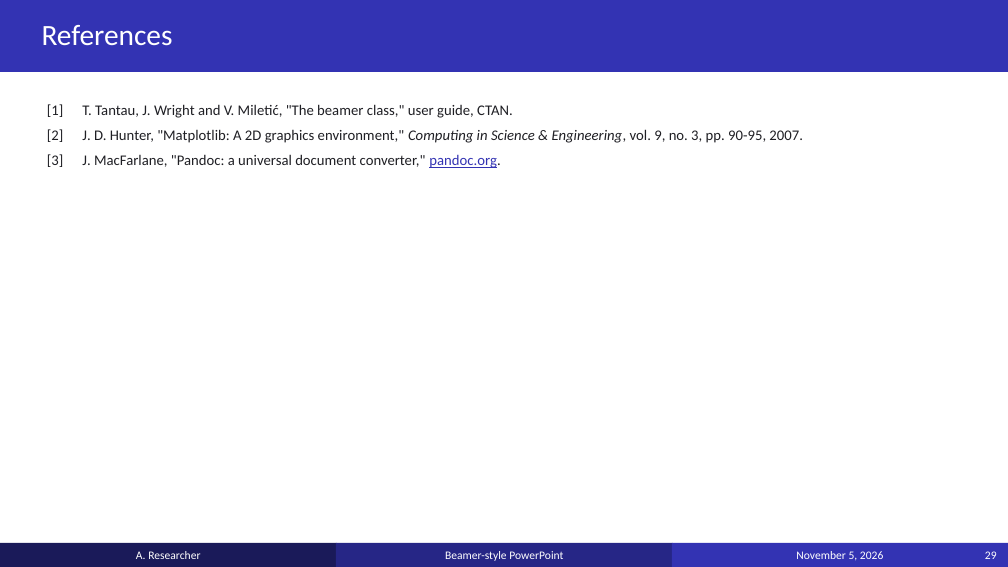
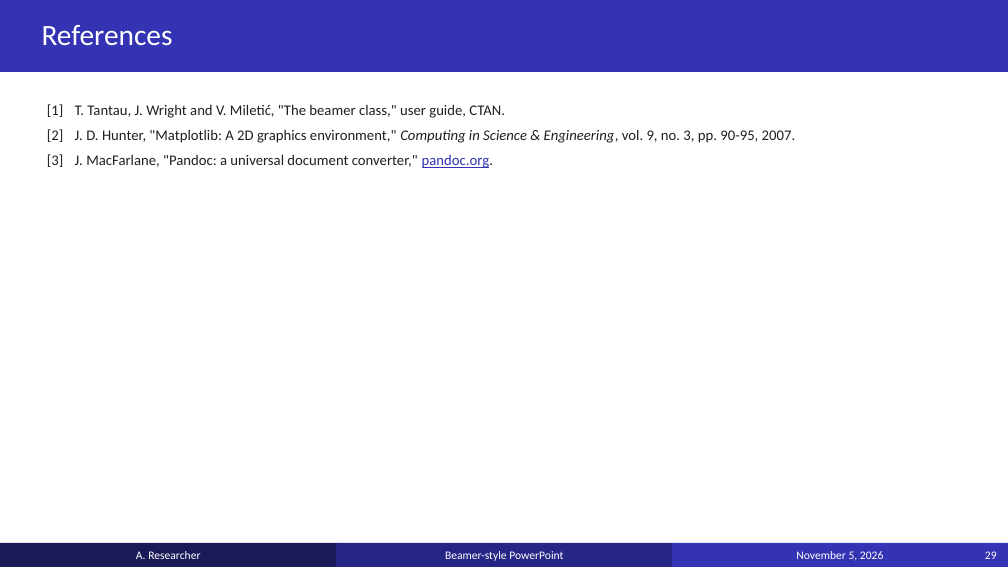
Before and after one commit to anoted/ppt-templated, a slide deck: slide 29 of examples/example_deck.pptx. Drawn at 1008x567 pixels with LibreOffice and Linux fonts; fonts in the diff are those of the drawing. Boxes give left, top, right and bottom in pixels: in the first picture for what was removed or moved away, otherwise in the second. Text is boxed around its words. In the diff, an @@ line names an element or a change of style, - is before the commit and + after.

```diff
--- a/examples/example_deck.pptx
+++ b/examples/example_deck.pptx
@@ text "[1] T. Tantau, J. Wright ..." at <box>47,104,796,168</box>: indent changed @@
```
Also in this commit, not shown: 7 other slides changed, 25 other files.
